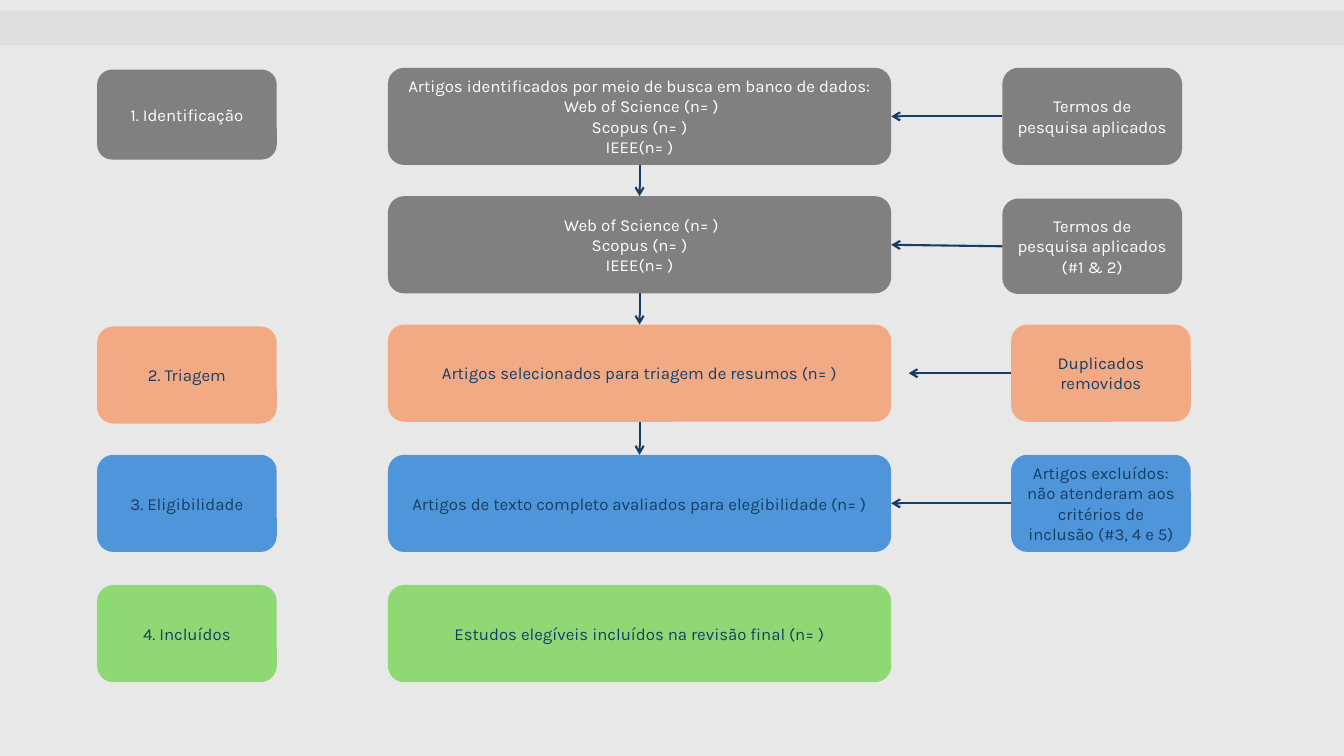
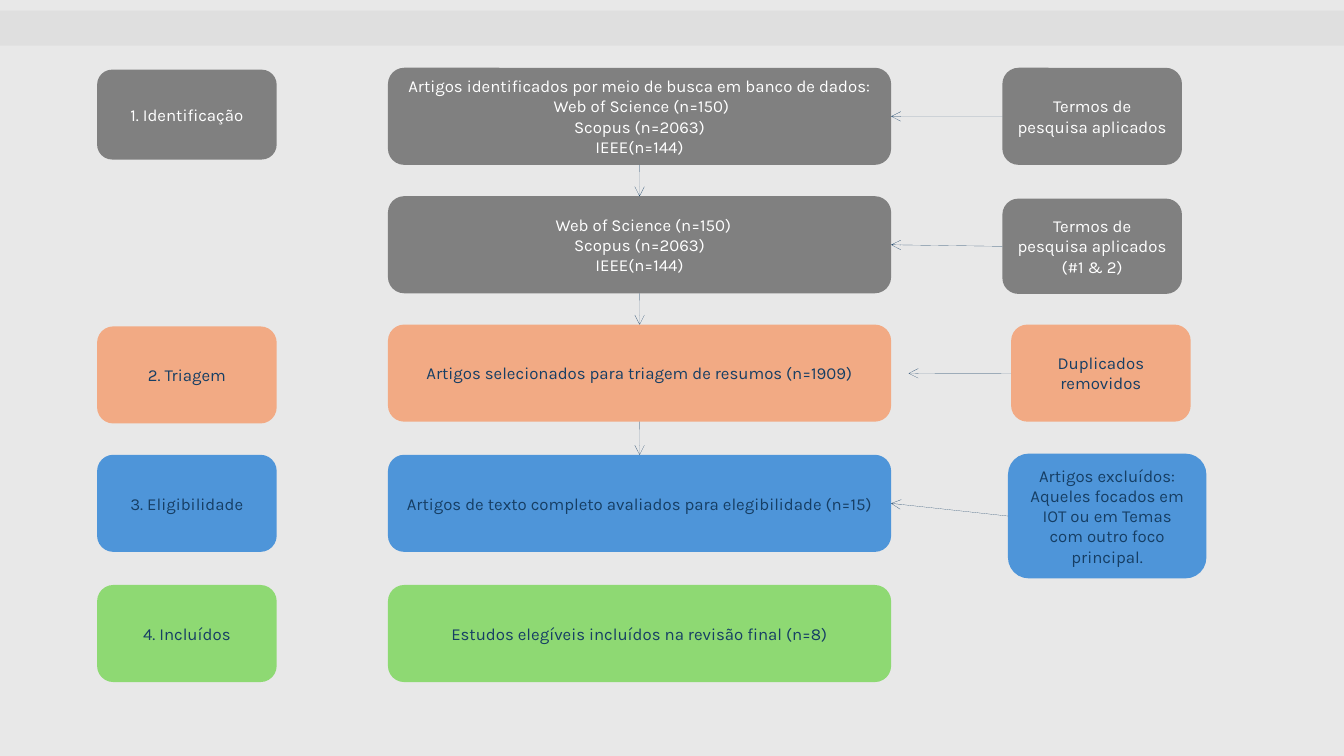
Before and after one commit to mattedi/Simulacao-2026, a slide deck: slide 7 of GuilhermeBackLucasFritzke/Template_Semnario_Grupo_Guilherme_Lucas_V3.pptx. Drawn at 1344x756 pixels with LibreOffice and Linux fonts; fonts in the diff are those of the drawing; background and template pictures are left out. Boxes give left, top, right and bottom in pixels: in the first picture for what was removed or moved away, otherwise in the second. Text is boxed around its words. In the diff, an @@ line names an element or a change of style, - is before the commit and + after.

Commit message:
Changing slide

```diff
--- a/GuilhermeBackLucasFritzke/Template_Semnario_Grupo_Guilherme_Lucas_V3.pptx
+++ b/GuilhermeBackLucasFritzke/Template_Semnario_Grupo_Guilherme_Lucas_V3.pptx
@@ text in rounded rectangle at [554, 100, 729, 155]: text changed @@
-Web of Science (n= )
-Scopus (n= )
-IEEE(n= )
+Web of Science (n=150)
+Scopus (n=2063)
+IEEE(n=144)
@@ arrow (1002, 116) - (891, 116): stroke #163E64 1.5 pt to #163E64 0 pt @@
@@ arrow (639, 165) - (640, 197): stroke #163E64 1.5 pt to #163E64 0 pt @@
@@ proportions changed in 8 elements at [1002, 68, 1182, 164], [1002, 199, 1182, 294], [1011, 325, 1191, 421], [388, 455, 891, 552], [388, 325, 891, 421], [388, 585, 891, 682], [388, 68, 891, 164], [388, 197, 891, 293] @@
@@ text in rounded rectangle at [556, 219, 731, 273]: text changed @@
-Web of Science (n= )
-Scopus (n= )
-IEEE(n= )
+Web of Science (n=150)
+Scopus (n=2063)
+IEEE(n=144)
@@ arrow (1002, 246) - (891, 245): stroke #163E64 1.5 pt to #163E64 0 pt @@
@@ arrow (639, 293) - (640, 325): stroke #163E64 1.5 pt to #163E64 0 pt @@
@@ text in rounded rectangle at [426, 367, 852, 383]: text changed @@
-Artigos selecionados para triagem de resumos (n= )
+Artigos selecionados para triagem de resumos (n=1909)
@@ arrow (1011, 373) - (908, 373): stroke #163E64 1.5 pt to #163E64 0 pt @@
@@ arrow (639, 421) - (640, 455): stroke #163E64 1.5 pt to #163E64 0 pt @@
@@ rounded rectangle added at [1008, 454, 1207, 579], fill #4E95D9, 12 pt, text #163E64 @@
+Artigos excluídos: Aqueles focados em IOT ou em Temas com outro foco principal.
@@ rounded rectangle removed at [1011, 455, 1191, 552] @@
-Artigos excluídos: não atenderam aos critérios de inclusão (#3, 4 e 5)
@@ text in rounded rectangle at [407, 498, 872, 514]: text changed @@
-Artigos de texto completo avaliados para elegibilidade (n= )
+Artigos de texto completo avaliados para elegibilidade (n=15)
@@ arrow moved from (1011, 503) - (891, 503) to (1008, 516) - (891, 503) @@
@@ arrow (1008, 516) - (891, 503): stroke #163E64 1.5 pt to #163E64 0 pt @@
@@ text in rounded rectangle at [451, 627, 827, 644]: text changed @@
-Estudos elegíveis incluídos na revisão final (n= )
+Estudos elegíveis incluídos na revisão final (n=8)
```
Also in this commit, not shown: 5 other slides changed.
